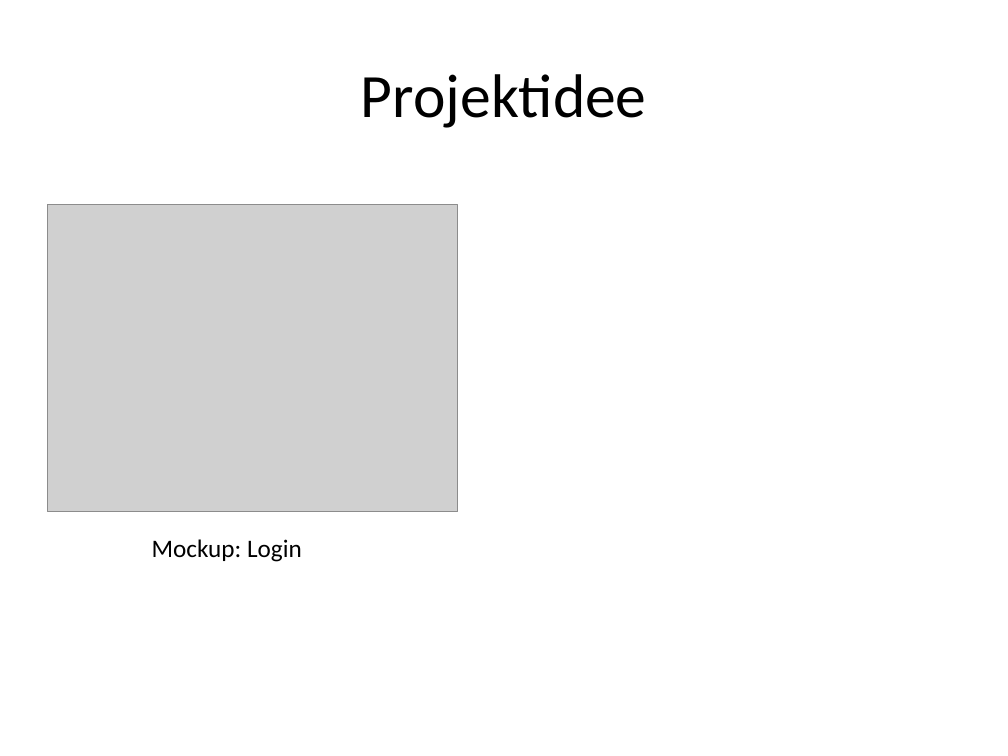
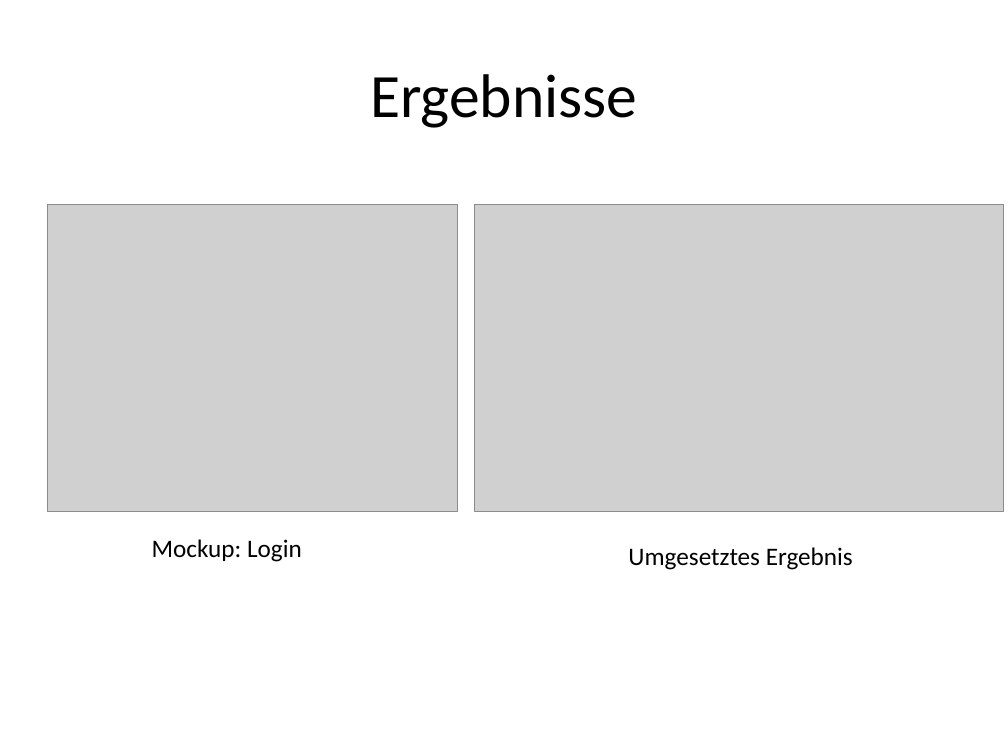
Before and after one commit to valeriapag/E-Mood-Tracker, a slide deck: slide 4 of Doku/endpräsentation-ehalth.pptx (slide 3 before the commit). Drawn at 1008x756 pixels with LibreOffice and Linux fonts; fonts in the diff are those of the drawing; grey boxes stand for pictures. Boxes give left, top, right and bottom in pixels: in the first picture for what was removed or moved away, otherwise in the second. Text is boxed around its words. In the diff, an @@ line names an element or a change of style, - is before the commit and + after.

```diff
--- a/Doku/endpräsentation-ehalth.pptx
+++ b/Doku/endpräsentation-ehalth.pptx
@@ title at box(370, 74, 637, 128): text changed @@
-Projektidee
+Ergebnisse
@@ picture added at box(475, 205, 1004, 512) @@
@@ text added at box(628, 547, 853, 570), 18 pt, text #000000 @@
+Umgesetztes Ergebnis
```
Also in this commit, not shown: 4 other slides changed, 14 slides added, 2 slides removed, 1 other file.
